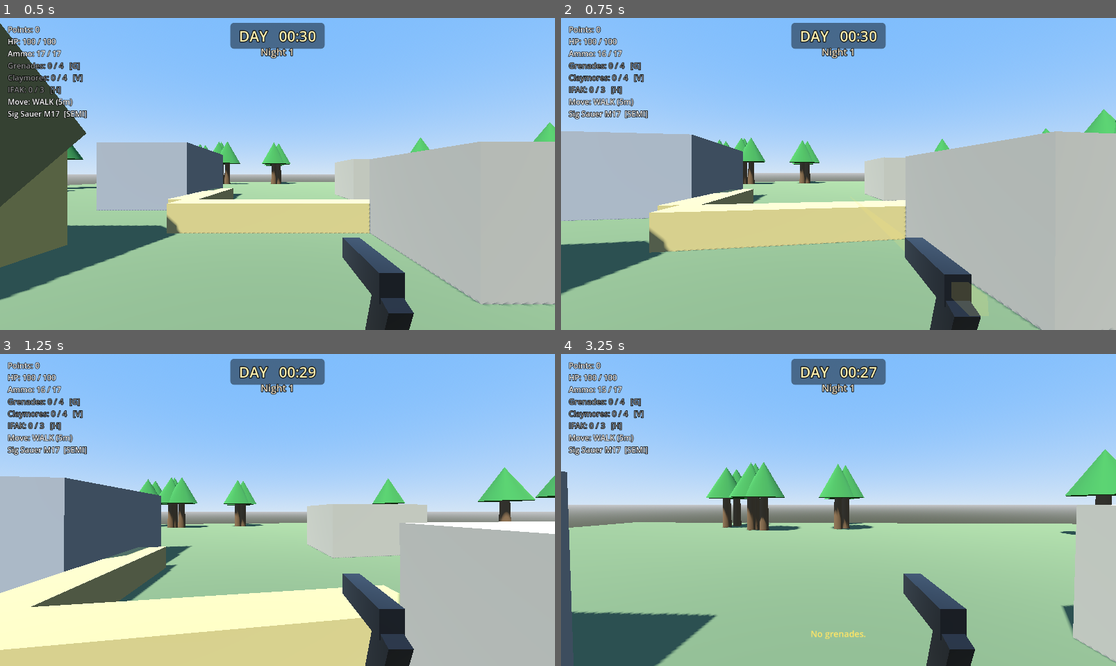
Above: before the commit, frames 1-4 (two rows, left to right).
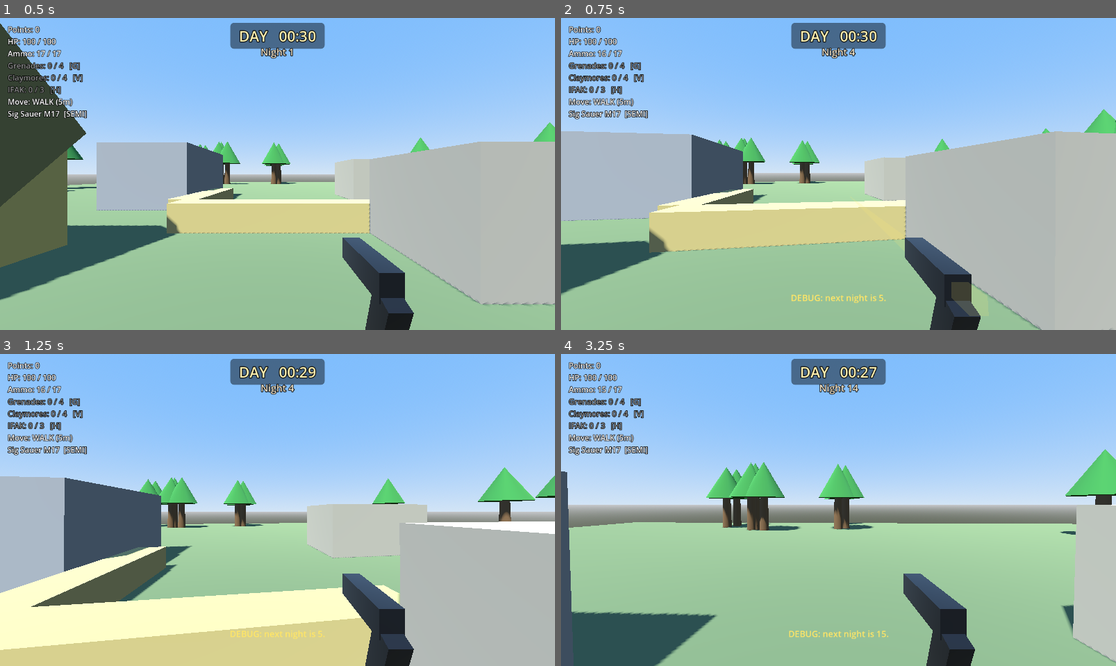
Above: after the commit, the same moments.

Repository: aepibailey/Zombie-Game
Game: Godot game, scene res://scenes/Main.tscn
Two runs of this game, one before a commit and one after it. Both use one fixed random seed, a clock stepped at 60 frames per second and the inputs below.
Inputs (mouse positions are in pixels of both pictures, inside the frame that each line leads up to):
- Up to frame 1 (0.5 s): no input
- Up to frame 2 (0.75 s): tap Enter at 0.5 s; move the mouse to (866, 174) at 0.52 s; hold W from 0.53 s (still down); tap X at 0.6 s; click (866, 174) at 0.67 s
- Up to frame 3 (1.25 s): keep holding W; tap Space at 0.77 s
- Up to frame 4 (3.25 s): keep holding W; move the mouse to (810, 510) at 1.27 s; tap V (equip_claymore) at 1.35 s; tap Space at 1.52, 3.02 s; tap X at 1.55, 2.3, 3.05 s; move the mouse to (849, 503) at 2.02 s; tap G (equip_grenade) at 2.1 s; move the mouse to (832, 516) at 2.77 s; tap E (interact) at 2.85 s; click (832, 516) at 2.92 s

Frame 1 is identical in both runs. In frame 2, 0.2% of the frame differs, in the area x 41-59%, y 9-92%; in frame 3, 0.1%; in frame 4, 0.4%.

Commit message:
TEMPORARY: debug key X jumps the upcoming night (Prompt A gates)
Prompt A's gates need nights 5, 9, 10, 15 and the dawn after 9, and there
was no way to reach them. During Day, X sets the upcoming night to the next
of 5 / 9 / 10 / 15 / 20 / 30. It works by setting night_number to the
target minus 1, so dusk lands on the target and every escalation rule reads
it with nothing else touched. It is refused at night, when that night's
pool, HP and cap are already set and the run-log row would disagree with
what spawned. The CSV shows a jump as a gap in its night column.

To be removed after Prompt A testing, together with the I points key.

Verified headless with a throwaway probe (not committed):
- X presses step the upcoming night 5 / 9 / 10 / 15 / 20.
- Dusk then lands on night 15, with a cap of 22 and a walker spawned at
  177 HP.
- X is refused at night.
- The CSV row for night 15 reads pool 48, max_alive 22, walker_hp 177.

Co-Authored-By: Claude Opus 5.5 <noreply@anthropic.com>
Claude-Session: https://claude.ai/code/session_01KCtqRv16pejziNbc6C6f9z

Diff:
--- a/scripts/Main.gd
+++ b/scripts/Main.gd
@@ -129,6 +129,13 @@
 ## exercise every spend category. Remove after Prompt A testing.
 const KEY_DEBUG_POINTS := KEY_I
 const DEBUG_POINTS_GRANT := 500
+## TEMPORARY (Prompt A test gates): during Day, sets the UPCOMING night to the
+## next entry here past it — 5, 9, 10, 15, 20, 30 — so a gate's night is a few
+## presses away. Every escalation rule reads night_number, so nothing else
+## needs touching; the run log shows the skip as a gap in its night column.
+## Remove after Prompt A testing, with the points key.
+const KEY_DEBUG_NIGHT_JUMP := KEY_X
+const DEBUG_JUMP_NIGHTS := [5, 9, 10, 15, 20, 30]
 const COVER_PREVIEW_CONFIG := preload("res://resources/cover_preview.tres")
 
 var zombie_scene: PackedScene = preload("res://scenes/Zombie.tscn")
@@ -1100,6 +1107,9 @@
 		PointsManager.add_points(DEBUG_POINTS_GRANT)
 		_hud.show_message("DEBUG: +%d pts" % DEBUG_POINTS_GRANT)
 		return
+	if event.keycode == KEY_DEBUG_NIGHT_JUMP:
+		_debug_jump_night()
+		return
 	if event.keycode == KEY_DEBUG_SPAWN_COVER_TEST:
 		_debug_spawn_cover_test()
 		return
@@ -1120,6 +1130,22 @@
 # rules, the 8-cap and the recruit economy are all phases of their own — this
 # deliberately enforces NONE of them, because its only job is to put a fighter
 # in the world so the entity itself can be verified.
+## TEMPORARY — see KEY_DEBUG_NIGHT_JUMP. Day only: at night the current
+## night's pool, HP and cap are already set, and changing the counter under
+## them would make the run log's row disagree with what actually spawned.
+func _debug_jump_night() -> void:
+	if not GameManager.is_day():
+		_hud.show_message("DEBUG: night jump works during Day only.")
+		return
+	var upcoming := GameManager.night_number + 1
+	for n in DEBUG_JUMP_NIGHTS:
+		if n > upcoming:
+			GameManager.night_number = n - 1   # dusk increments it to n
+			_hud.show_message("DEBUG: next night is %d." % n)
+			print("[DEBUG] next night set to %d" % n)
+			return
+	_hud.show_message("DEBUG: next night is %d — no further jump." % upcoming)
+
 func _debug_spawn_fighter() -> void:
 	var f := _spawn_fighter()
 	var live: int = get_tree().get_nodes_in_group(Fighter.GROUP).size()
